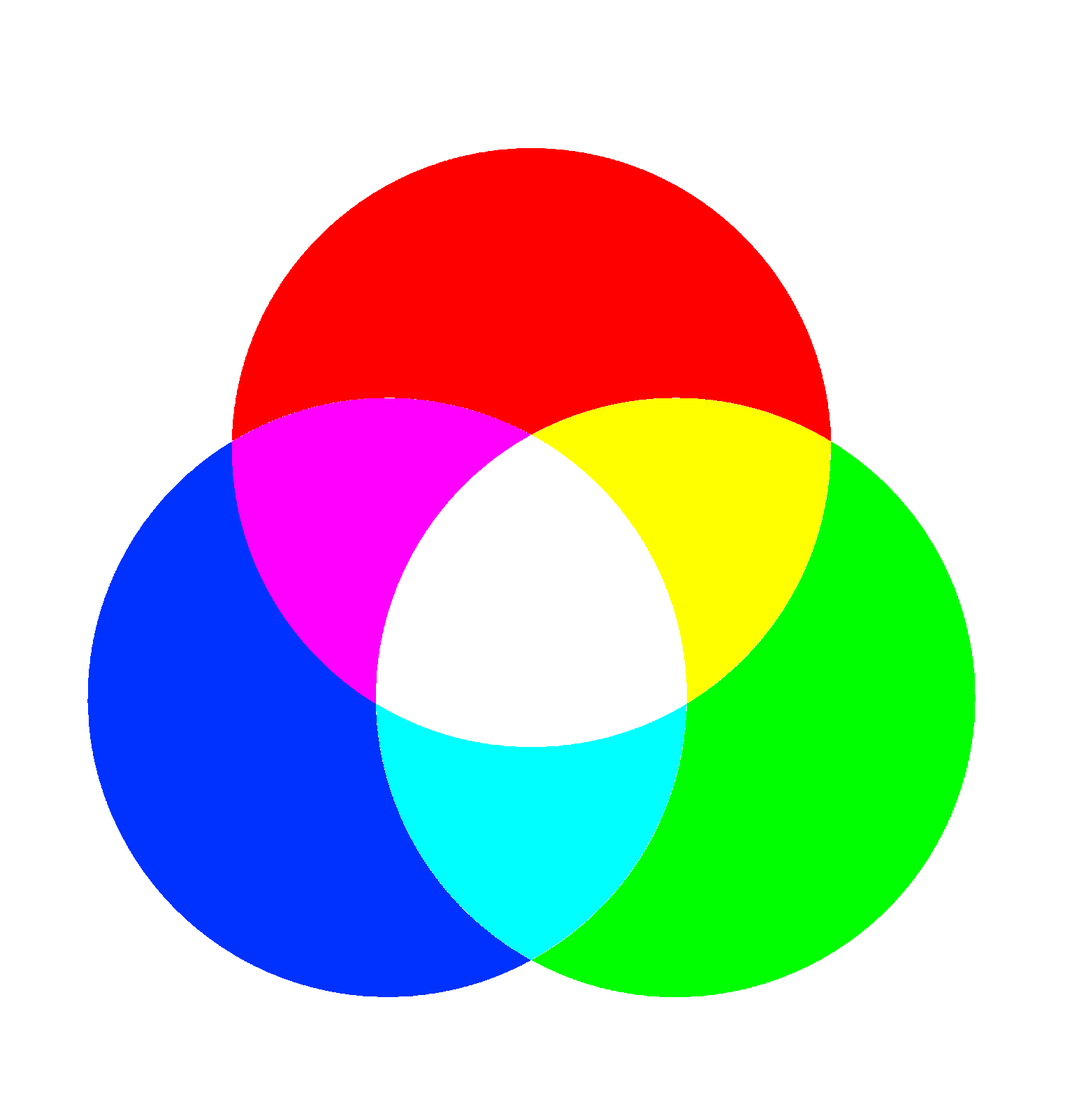
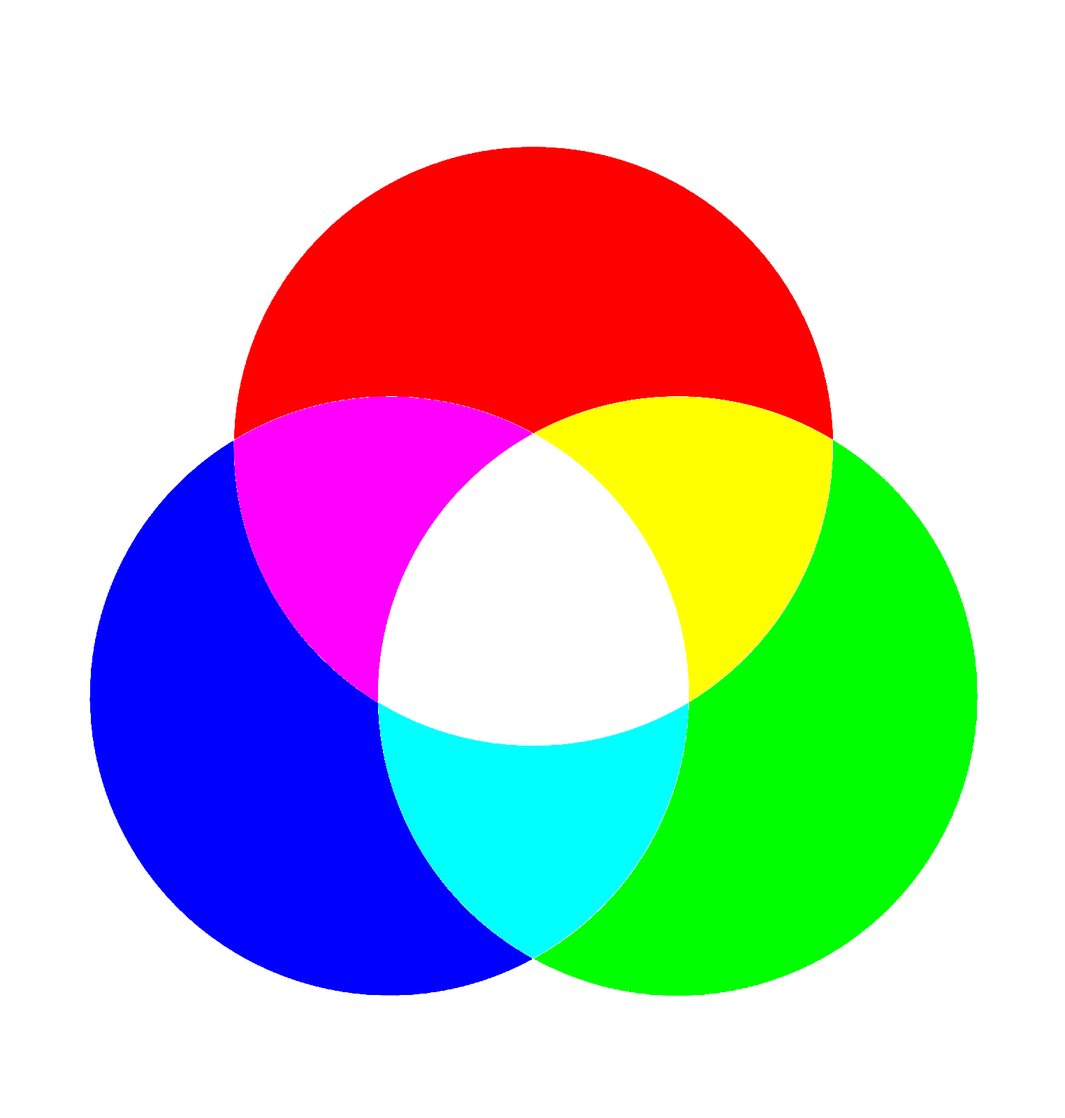
Layer changes from the first w=1065, h=1118 image to the second:
painted on "Red" over 232, 146, 834, 442
painted on "Blue" over 87, 441, 533, 998
painted on "Green" over 532, 440, 978, 998
painted on "Yellow" over 532, 397, 834, 704
painted on "Magenta" over 232, 397, 533, 704
painted on "Cyan" over 376, 703, 690, 962
painted on "White" over 376, 433, 690, 748
